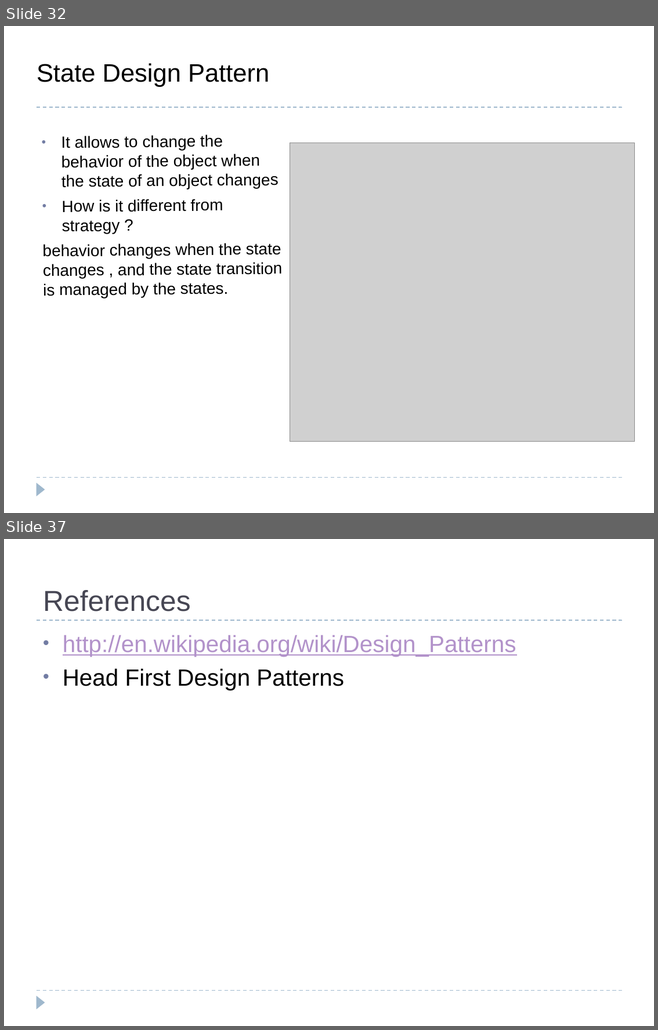
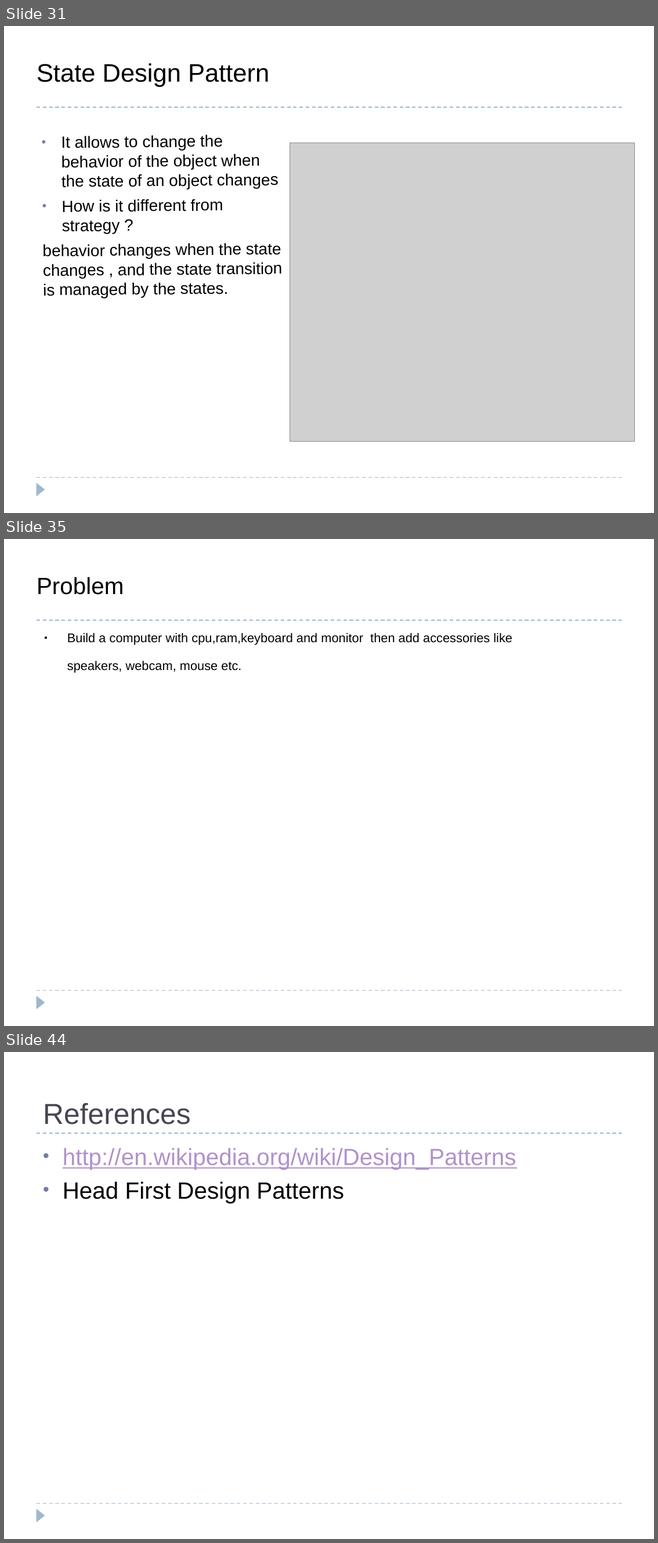
Before and after one commit to bpcrao/purnacode, a slide deck: ppts/Design Patterns.odp. Shown one above the other, each under a label of ours: slides 32 and 37 before the commit, slides 31, 35 and 44 after it; the slides between them are not shown. The pictures are 658x1030 and 658x1543 pixels, drawn with LibreOffice and Linux fonts; fonts in the diff are those of the drawing; grey boxes stand for pictures. Boxes give left, top, right and bottom in pixels: in the first picture for what was removed or moved away, otherwise in the second. Text is boxed around its words. In the diff, an @@ line names an element or a change of style, - is before the commit and + after.

```diff
--- a/ppts/Design Patterns.odp
+++ b/ppts/Design Patterns.odp
@@ slide 35 added at [4,539,654,1026], background #FFFFFF; not listed: 3 template elements that a slide beside it also shows @@
@@ title added at [36,577,123,595], 26 pt, text #000000 @@
+Problem
@@ text added at [67,633,512,673], 14 pt, text #000000 @@
+● Build a computer with cpu,ram,keyboard and monitor then add accessories like
+speakers, webcam, mouse etc.
@@ what was slide 32 is now slide 31 @@
@@ what was slide 37 is now slide 44 @@
```
Also in this commit, not shown: 7 slides changed, 8 other slides added, 2 slides removed.
